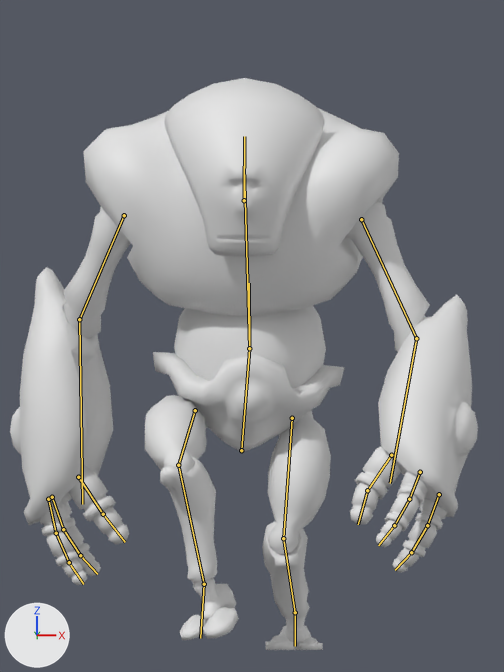
Two versions of the Blender file BlendFiles/Golem_Animation.blend, one commit apart.
Before and after are seen from the file's camera 'Camera'. The axes (+X, +Y, +Z) are drawn at lower left. The lights are the same throughout. Both versions are drawn at frame 62 of the action 'ArmatureAction'; the numbers are the values there. The bones that bend it are drawn over the model as lines.

In view in the first picture: 'Body', 'Head'.
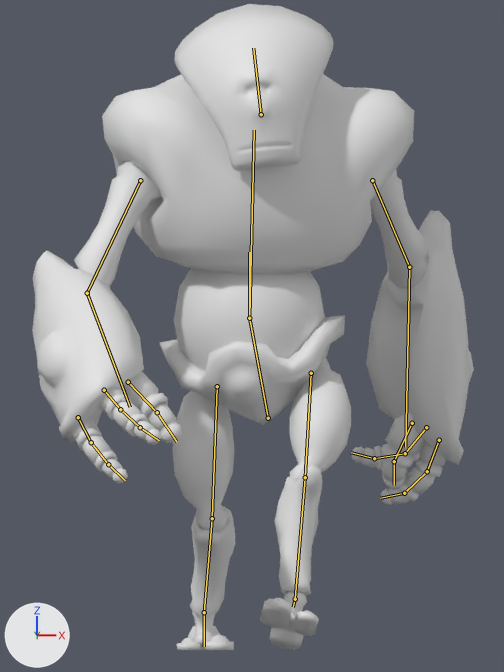
The edits, one by one:
Bone 'Leg_CTRL_L' (bone_leg_ctrl_l) moves from (0.0, 0.011, 0.338) to (0.0, -0.069, -0.606).
Bone 'Leg_CTRL_L' (bone_leg_ctrl_l) turns from (0, 0, 0) to (-22, 0, 13) degrees about its own x, y and z.
Bone 'Hip_CTRL' (bone_hip_ctrl) moves from (0.01, 0.278, 0.0) to (0.0, 0.098, 0.0).
Bone 'Hip_CTRL' (bone_hip_ctrl) turns from (4, -5, 3) to (-11, 12, -11) degrees about its own x, y and z.
Bone 'Chest' (bone_chest) turns from (29, -9, -3) to (18, 16, 4) degrees about its own x, y and z.
Bone 'Neck' (bone_neck) turns from (-20, 0, 0) to (9, 0, 4) degrees about its own x, y and z.
Bone 'Head' (bone_head) turns from (17, 0, 0) to (0, 0, 6) degrees about its own x, y and z.
Bone 'UpperArm_L' (bone_upperarm_l) turns from (11, 6, -31) to (0, 4, 15) degrees about its own x, y and z.
Bone 'LowerArm_L' (bone_lowerarm_l) turns from (-11, 23, 2) to (-2, -4, 1) degrees about its own x, y and z.
Bone 'Finger00B_L' (bone_finger00b_l) turns from (11, 1, -5) to (17, 2, -17) degrees about its own x, y and z.
Bone 'Finger00C_L' (bone_finger00c_l) turns from (12, 0, -15) to (13, -1, -35) degrees about its own x, y and z.
Bone 'Finger01A_L' (bone_finger01a_l) turns from (2, 9, 11) to (10, 27, 25) degrees about its own x, y and z.
Bone 'Finger01B_L' (bone_finger01b_l) turns from (-2, 0, 14) to (-5, 1, 25) degrees about its own x, y and z.
Bone 'Finger01C_L' (bone_finger01c_l) turns from (-3, 0, 16) to (-6, 1, 30) degrees about its own x, y and z.
Bone 'Finger02A_L' (bone_finger02a_l) turns from (2, -7, 16) to (2, -15, 31) degrees about its own x, y and z.
Bone 'Finger02B_L' (bone_finger02b_l) turns from (6, -3, 16) to (14, -12, 38) degrees about its own x, y and z.
Bone 'Finger02C_L' (bone_finger02c_l) turns from (4, -4, 19) to (5, -7, 28) degrees about its own x, y and z.
Bone 'UpperArm_R' (bone_upperarm_r) turns from (4, -4, -2) to (14, -9, 44) degrees about its own x, y and z.
Bone 'LowerArm_R' (bone_lowerarm_r) turns from (-5, -3, -2) to (-14, -31, -1) degrees about its own x, y and z.
Bone 'Finger00C_R' (bone_finger00c_r) turns from (11, -2, -1) to (12, 1, 0) degrees about its own x, y and z.
Bone 'Finger01A_R' (bone_finger01a_r) turns from (0, -9, -13) to (-5, 4, -12) degrees about its own x, y and z.
Bone 'Finger01B_R' (bone_finger01b_r) turns from (-3, -3, -11) to (-4, 3, -8) degrees about its own x, y and z.
Bone 'Finger02A_R' (bone_finger02a_r) turns from (-4, 1, -14) to (-5, 1, -10) degrees about its own x, y and z.
Bone 'Finger02B_R' (bone_finger02b_r) turns from (-3, -2, -14) to (-5, 1, -10) degrees about its own x, y and z.
Bone 'Leg_CTRL_R' (bone_leg_ctrl_r) moves from (0.0, -0.159, -0.518) to (0.0, 0.012, 0.595).
Bone 'Leg_CTRL_R' (bone_leg_ctrl_r) turns from (19, 18, -12) to (0, 0, 0) degrees about its own x, y and z.

What differs and where, as boxes (x1, y1, x2, y2) in the pictures (504 x 672 px):
'Body', posed (6% taller): before (10, 108, 478, 650); after (32, 74, 474, 650)
'Head', posed (7% shorter): before (164, 78, 325, 257); after (174, 4, 334, 171)
bone 'Chest', root to tip: before (249, 348) to (244, 166); after (249, 318) to (254, 130)
bone 'Head', root to tip: before (244, 200) to (244, 136); after (261, 114) to (253, 48)
bone 'UpperArm_L', root to tip: before (361, 219) to (416, 338); after (372, 180) to (409, 267)
bone 'LowerArm_L', root to tip: before (416, 338) to (390, 483); after (409, 267) to (405, 447)
bone 'Finger00B_L', root to tip: before (391, 455) to (367, 490); after (412, 423) to (394, 461)
bone 'Finger00C_L', root to tip: before (367, 490) to (358, 524); after (394, 461) to (394, 485)
bone 'Finger01A_L', root to tip: before (420, 472) to (409, 499); after (439, 440) to (427, 471)
bone 'Finger01B_L', root to tip: before (409, 499) to (394, 525); after (427, 471) to (404, 493)
bone 'Finger01C_L', root to tip: before (394, 525) to (378, 545); after (404, 493) to (380, 498)
bone 'Finger02A_L', root to tip: before (439, 494) to (427, 525); after (426, 427) to (405, 453)
bone 'Finger02B_L', root to tip: before (427, 525) to (411, 552); after (405, 453) to (374, 458)
bone 'Finger02C_L', root to tip: before (411, 552) to (395, 570); after (374, 458) to (351, 452)
bone 'UpperArm_R', root to tip: before (124, 215) to (79, 319); after (140, 180) to (87, 293)
bone 'LowerArm_R', root to tip: before (79, 319) to (82, 504); after (87, 293) to (130, 407)
bone 'Finger00C_R', root to tip: before (103, 514) to (125, 542); after (157, 412) to (176, 441)
bone 'Finger01A_R', root to tip: before (48, 499) to (56, 533); after (104, 390) to (120, 409)
bone 'Finger01B_R', root to tip: before (56, 533) to (69, 562); after (120, 409) to (140, 427)
bone 'Finger02A_R', root to tip: before (52, 497) to (63, 529); after (78, 417) to (91, 442)
bone 'Finger02B_R', root to tip: before (63, 529) to (80, 555); after (91, 442) to (108, 464)
